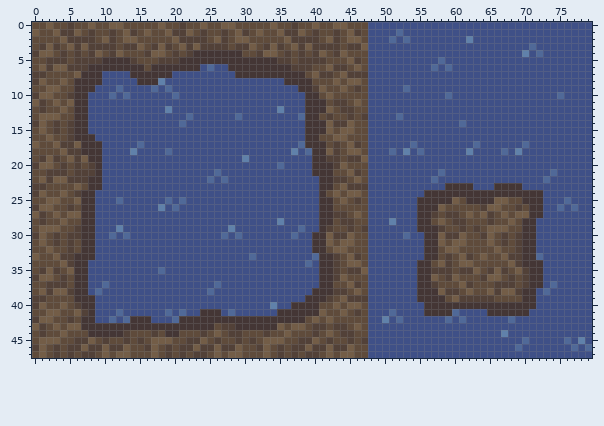
Sprite sheet -- graphics/terrain/river_dirt_9.png. Above, as it was before the edit.
The file is 80x48 pixels.
The same view after the edit:
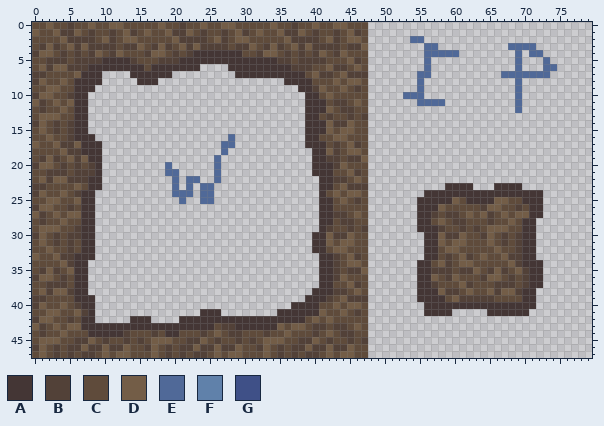
Palette (. is transparent): A #443635  B #524138  C #5f4b3b  D #735d47  E #506998  F #6081aa  G #3f5087
From old to new:
Changed rows in their new state; - is an unchanged pixel.
first column x 8:
 0 ----------------------------------------................................
 1 ----------------------------------------................................
 2 ----------------------------------------......EE........................
 3 ----------------------------------------........EE..........EEE-........
 4 ----------------------------------------........EEEEE........E.E-.......
 5 ----------------------------------------........E............E...E......
 6 ----------------....--------------------........E............E...EE.....
 7 --....------.........-------------------.......EE..........EEEEEEE......
 8 --.....---..................------------.......E.............E..........
 9 -.............................----------.......E.............E..........
10 ...............................---------.....EEE.............E..........
11 ...............................---------.......EEEE..........E..........
12 ...............................---------.....................E..........
13 ...............................---------................................
14 ...............................---------................................
15 ...............................---------................................
16 -...................E..........---------................................
17 --.................EE..........---------................................
18 --.................E............--------................................
19 --................E.............--------................................
20 --.........E......E.............--------................................
21 --.........EE.....-.............--------................................
22 --..........E.EE..E..............-------................................
23 --..........E.E.EE...............-------...........----...----..........
24 -...........EEE.EE...............-------........-----------------.......
25 -............-..EE...............-------.......------------------.......
26 -................................-------.......------------------.......
27 -................................-------.......------------------.......
28 -................................-------.......-----------------........
29 -................................-------.......-----------------........
30 -...............................--------........----------------........
31 -...............................--------........----------------........
32 -...............................--------........----------------........
33 -................................-------........----------------........
34 .................................-------.......------------------.......
35 .................................-------.......------------------.......
36 .................................-------.......------------------.......
37 .................................-------.......------------------.......
38 ................................--------.......-----------------........
39 -..............................---------.......-----------------........
40 -............................-----------........----------------........
41 -...............---........-------------........----.....------.........
42 -.....---....---------------------------................................
43 ----------------------------------------................................
44 ----------------------------------------................................
45 ----------------------------------------................................
46 ----------------------------------------................................
47 ----------------------------------------................................
